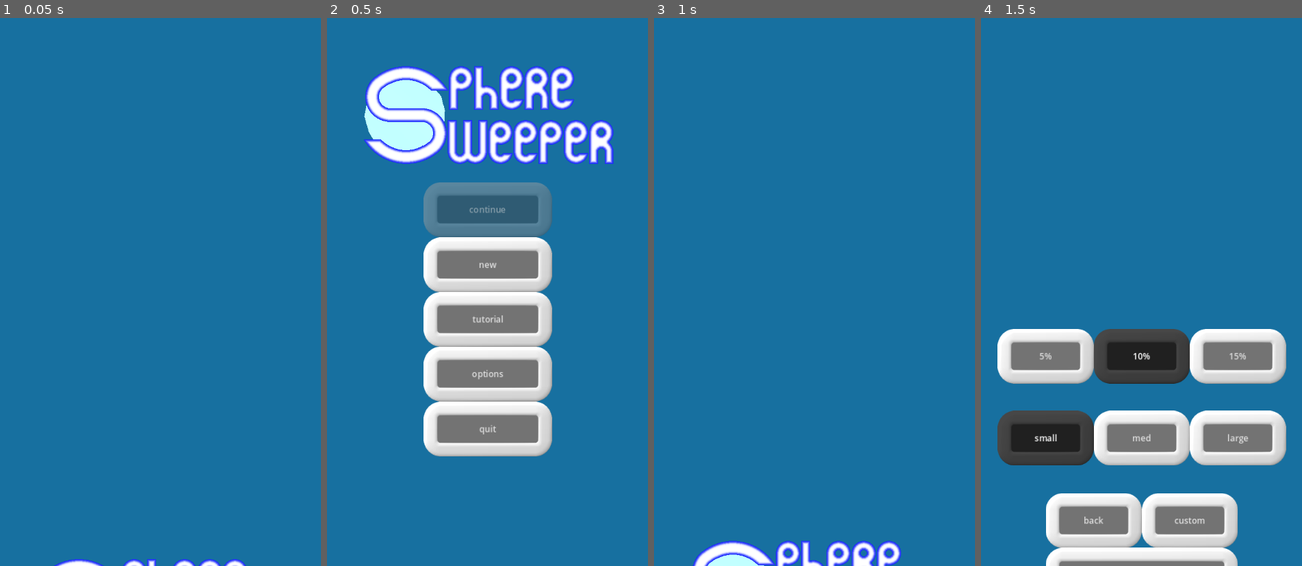
Above: before the commit, frames 1-4 (left to right).
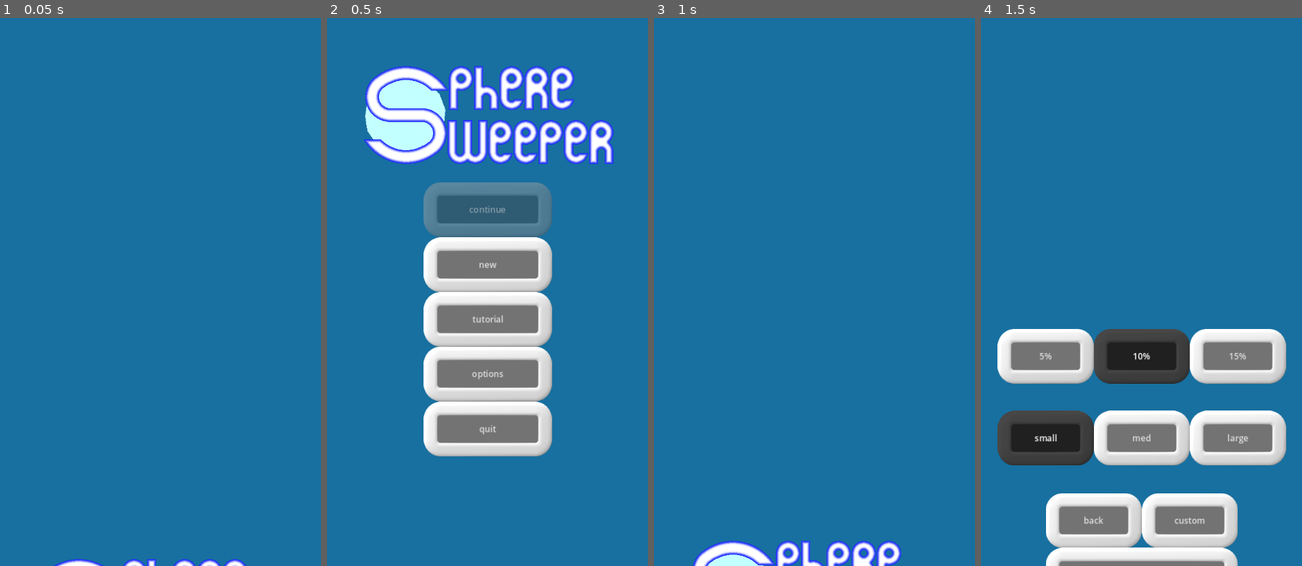
Above: after the commit, the same moments.

Repository: WalynC/sphereSweeperGodot
Game: Godot game, scene res://mainScenes/menu_scene.tscn
Same seed, same stepped clock (60 frames per second), same inputs: the game is played once before the commit and once after it. This scene is started directly instead of the project's main scene. Sound files missing from this copy of the repository are replaced by a short silence.
Inputs (mouse positions are in pixels of both pictures, inside the frame that each line leads up to):
- Up to frame 1 (0.05 s): no input
- Up to frame 2 (0.5 s): no input
- Up to frame 3 (1 s): click "new" at 0.5 s
- Up to frame 4 (1.5 s): move the mouse to (1212, 264) at 1.27 s; hold Down (scroll_down) from 1.28 s (still down); click (1212, 264) at 1.42 s

Frame 1 is identical in both runs. In frame 2, less than 0.1% of the frame differs, in the area x 11-37%, y 13-22%; in frame 3, less than 0.1%; in frame 4, nothing differs.

Commit message:
Changed menu sphere rotation
slower, clockwise

Diff:
--- a/scripts/MainMenuSphere.gd
+++ b/scripts/MainMenuSphere.gd
@@ -118,4 +118,4 @@
 	return ret
 
 func _process(delta):
-	rotate(Vector3.UP, .2*delta)
+	rotate(Vector3.UP, -.075*delta)
